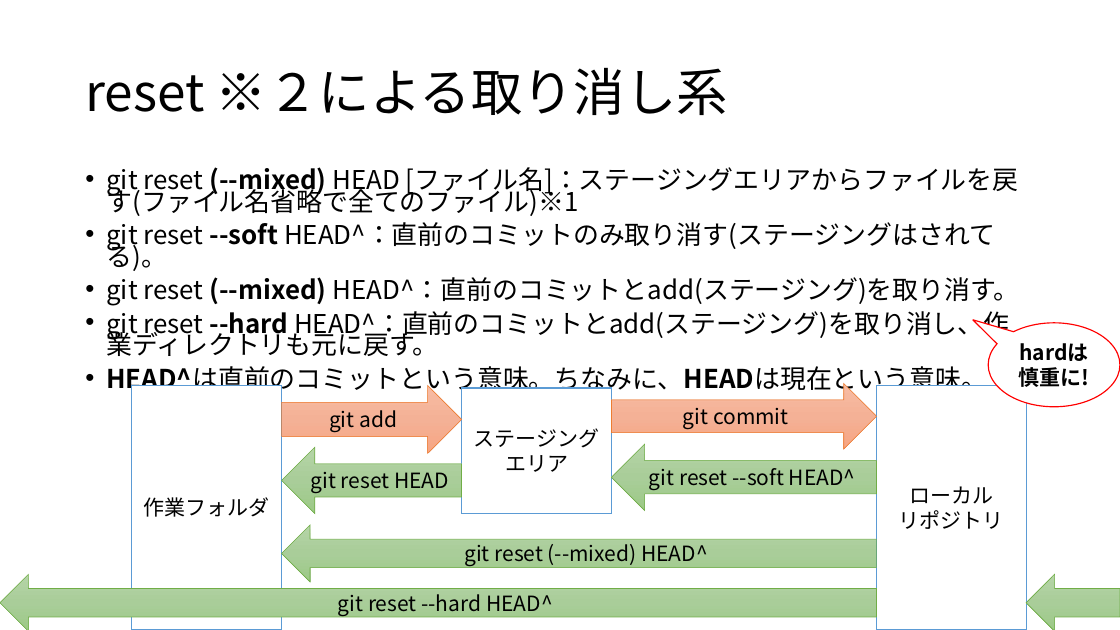
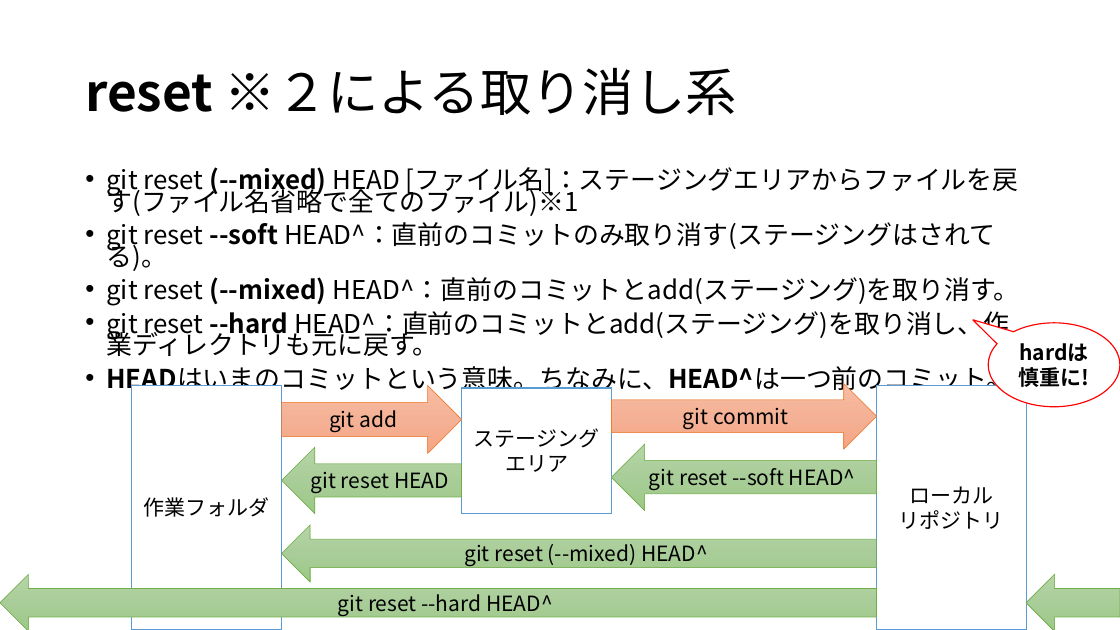
Before and after one commit to maru0519/git-edu, a slide deck: slide 22 of siryou.pptx. Drawn at 1120x630 pixels with LibreOffice and Linux fonts; fonts in the diff are those of the drawing. Boxes give left, top, right and bottom in pixels: in the first picture for what was removed or moved away, otherwise in the second. Text is boxed around its words. In the diff, an @@ line names an element or a change of style, - is before the commit and + after.

```diff
--- a/siryou.pptx
+++ b/siryou.pptx
@@ title "reset ※２による取り消し系" at [85,67,737,115]: bold on in "reset" @@
@@ text at [106,361,1012,394]: text changed @@
-• HEAD^は直前のコミットという意味。ちなみに、HEADは現在という意味。
+• HEADはいまのコミットという意味。ちなみに、HEAD^は一つ前のコミット。
```
Also in this commit, not shown: 4 other slides changed.
